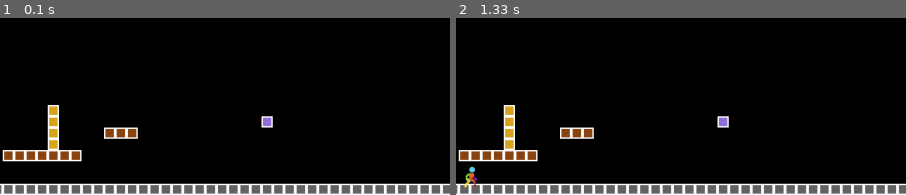
Above: before the commit, frames 1-2 (left to right).
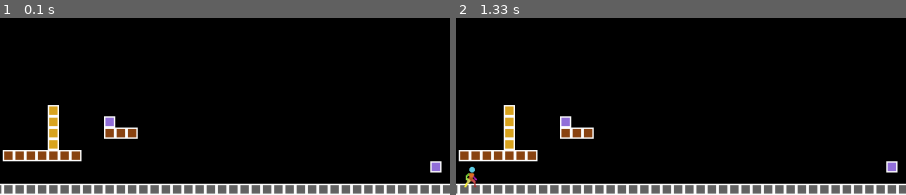
Above: after the commit, the same moments.

Repository: Mclovin0213/pygame_platformer_template
Game: pygame game, started from main.py
The game is run twice, just before and just after one commit, with the same random seed, the same clock (stepped at 60 frames per second) and the same inputs.
Inputs:
- Up to frame 1 (0.1 s): no input
- Up to frame 2 (1.33 s): hold Right 0.33-0.8 s; hold Right 0.83-1.3 s
The pictures show only the part of the screen within x 23-73%, y 50-100%; the shares and areas given below are measured in that part.

The runs differ from the first frame. In frame 1, 0.5% of the frame differs, in the area x 23-99%, y 55-88%; in frame 2, 0.5%.

Commit message:
add portal feature

Diff:
--- a/level_data.py
+++ b/level_data.py
@@ -43,11 +43,11 @@
         "100000000000000000000000000000000000000000000000000000000000000000000000000000000000000000000001",
         "100000000000000000000000000000000000000000000000000000000000000000000000000000000000000000000001",
         "10000000000000000000000L000000000000000000000000000000000000000000000000000000000000000000000001",
-        "100000P0000000000000000L000000000000000000F00000000000000000000000000000000000000000000000000001",
+        "100000P0000000000000000L0000T0000000000000000000000000000000000000000000000000000000000000000001",
         "10000000022200000000000L000022200000000000000000000000000000000000000000000000000000000000000001",
         "10000000000000000000000L000000000000000000000000000000000000000000000000000000000000000000000001",
         "100000000000000000022222220000000000000000000000000000000000000000000000000000000000000000000001",
-        "100000000000000000000000000000000000000000000000000000000000000000000000000000000000000000000001",
+        "100000000000000000000000000000000000000000000000000000000T00000000000000000000000000000000000001",
         "100D00000000000000000000000000000000000000000000000000000000000000000000000000000000000000000001",
         "111111111111111111111111111111111111111111111111111111111111111111111111111111111111111111111111"
     ],
@@ -79,7 +79,7 @@
 
     # Define what each character in the level string means
     'tile_mapping': {
-        ' ': TileType.EMPTY,
+        '0': TileType.EMPTY,
         '1': TileType.SOLID,
         '2': TileType.PLATFORM,
         'L': TileType.LADDER,
@@ -90,7 +90,9 @@
         'E': TileType.ENEMY_SPAWN,
         'K': TileType.CHECKPOINT,
         'F': TileType.FINISH,
-        'B': 'background_block'  # Special case for background tiles
+        'B': TileType.BACKGROUND,
+        'T': TileType.PORTAL_SET_1,
+        't': TileType.PORTAL_SET_2,
     },
 
     # Optional tile variations for visual diversity
@@ -127,7 +129,8 @@
         'K': TileType.CHECKPOINT,
         'F': TileType.FINISH,
         'B': TileType.BACKGROUND,
-        ' ': TileType.EMPTY
+        'T': TileType.PORTAL_SET_1,
+        't': TileType.PORTAL_SET_2,
     }
 
     # Parse main layer
--- a/main.py
+++ b/main.py
@@ -46,7 +46,8 @@
             collision_sprites=self.tilemap.solid_tiles,
             platform_sprites=self.tilemap.platform_tiles,
             ladder_sprites=self.tilemap.ladder_tiles,
-            conveyor_sprites=self.tilemap.conveyor_tiles
+            conveyor_sprites=self.tilemap.conveyor_tiles,
+            portal_sprites=self.tilemap.portal_tiles
         )
 
     def run(self):
--- a/player.py
+++ b/player.py
@@ -9,7 +9,7 @@
                    datefmt='%H:%M:%S')
 
 class Player(pygame.sprite.Sprite):
-    def __init__(self, pos, groups, collision_sprites, platform_sprites=None, ladder_sprites=None, conveyor_sprites=None):
+    def __init__(self, pos, groups, collision_sprites, platform_sprites=None, ladder_sprites=None, conveyor_sprites=None, portal_sprites=None):
         super().__init__(groups)
 
         # Animation setup
@@ -34,12 +34,14 @@
         self.platform_sprites = platform_sprites or pygame.sprite.Group()
         self.ladder_sprites = ladder_sprites or pygame.sprite.Group()
         self.conveyor_sprites = conveyor_sprites or pygame.sprite.Group()
+        self.portal_sprites = portal_sprites or pygame.sprite.Group()
 
         # State flags
         self.on_ladder = False
         self.on_platform = False
         self.on_conveyor = False
         self.is_climbing = False  # New state to track if actually climbing
+        self.near_portal = False
 
     def input(self):
         keys = pygame.key.get_pressed()
@@ -81,6 +83,15 @@
         if keys[pygame.K_SPACE] and self.on_ground and not self.is_climbing:
             self.direction.y = self.jump_speed
             self.animation.set_state('jump')
+
+        # Portal interaction
+        if self.near_portal and keys[pygame.K_UP]:
+            portal_collisions = pygame.sprite.spritecollide(self, self.portal_sprites, False)
+            if portal_collisions:
+                portal = portal_collisions[0]
+                if hasattr(portal, 'teleport'):
+                    portal.teleport(self)
+                    logging.info("Player teleported through portal")
 
     def apply_gravity(self):
         self.direction.y += self.gravity
@@ -160,6 +171,13 @@
         self.rect.centery = self.hitbox.centery
 
     def update(self, dt):
+        # Check portal collision
+        self.near_portal = False
+        portal_collisions = pygame.sprite.spritecollide(self, self.portal_sprites, False)
+        if portal_collisions:
+            self.near_portal = True
+            logging.info("Player near portal")
+
         self.input()
         self.apply_gravity()
         self.horizontal_collisions()
--- a/tile_types.py
+++ b/tile_types.py
@@ -15,6 +15,8 @@
     CHECKPOINT = 10
     FINISH = 11
     BACKGROUND = 12
+    PORTAL_SET_1 = 13
+    PORTAL_SET_2 = 14
 
 # Define properties for each tile type
 TILE_PROPERTIES = {
@@ -111,4 +113,22 @@
         'animation_frames': [],
         'layer': 'background'
     },
+    TileType.PORTAL_SET_1: {
+        'solid': False,
+        'has_hitbox': True,
+        'damage': 0,
+        'image': 'portal_1.png',
+        'animation_frames': [],
+        'portal_type': 1,
+        'cooldown': 1000,  # Cooldown in milliseconds
+    },
+    TileType.PORTAL_SET_2: {
+        'solid': False,
+        'has_hitbox': True,
+        'damage': 0,
+        'image': 'portal_2.png',
+        'animation_frames': [],
+        'portal_type': 2,
+        'cooldown': 1000,  # Cooldown in milliseconds
+    },
 }
--- a/tilemap.py
+++ b/tilemap.py
@@ -42,6 +42,30 @@
                 self.animation_time = 0
                 self.current_frame = (self.current_frame + 1) % len(self.animation_frames)
                 self.image = self.animation_frames[self.current_frame]
+
+class Portal(Tile):
+    def __init__(self, pos, tile_type, groups):
+        super().__init__(pos, tile_type, groups)
+        self.last_used = 0  # Timestamp of last portal use
+        self.linked_portal = None  # Will be set by TileMap
+
+    def can_use(self):
+        current_time = pygame.time.get_ticks()
+        return current_time - self.last_used >= self.properties['cooldown']
+
+    def teleport(self, player):
+        if self.can_use() and self.linked_portal:
+            current_time = pygame.time.get_ticks()
+            # Update cooldown for both portals
+            self.last_used = current_time
+            self.linked_portal.last_used = current_time
+            # Teleport player to linked portal
+            player.rect.centerx = self.linked_portal.rect.centerx
+            player.rect.bottom = self.linked_portal.rect.bottom
+            player.hitbox.centerx = player.rect.centerx
+            player.hitbox.bottom = player.rect.bottom
+            return True
+        return False
 
 class TileMap:
     def __init__(self, game):
@@ -55,16 +79,19 @@
         self.destructible_tiles = pygame.sprite.Group()
         self.hazard_tiles = pygame.sprite.Group()
         self.background_tiles = pygame.sprite.Group()
+        self.portal_tiles = pygame.sprite.Group()  # New group for portals
+        self.portals = {'1': [], '2': []}  # Store portals by type
 
         self.tile_list = {}
         self.entity_list = {}
 
     def get_sprite_group(self, tile_type):
-        """Returns appropriate sprite groups for the given tile type"""
+        """Get the appropriate sprite group(s) for a tile type"""
         groups = [self.all_sprites]
 
-        # Check if it's a background tile
-        if TILE_PROPERTIES[tile_type].get('layer') == 'background':
+        if tile_type == TileType.PORTAL_SET_1 or tile_type == TileType.PORTAL_SET_2:
+            groups.append(self.portal_tiles)
+        elif TILE_PROPERTIES[tile_type].get('layer') == 'background':
             groups.append(self.background_tiles)
             return groups
 
@@ -95,12 +122,16 @@
                     self.tile_list[tile_type] = pygame.image.load(image_path).convert_alpha()
 
     def create_tile(self, tile_type, pos):
-        """Create a tile of the specified type at the given position"""
-        if tile_type == TileType.EMPTY:
-            return None
-
-        sprite_groups = self.get_sprite_group(tile_type)
-        return Tile(pos, tile_type, sprite_groups)
+        if tile_type in [TileType.PORTAL_SET_1, TileType.PORTAL_SET_2]:
+            portal = Portal(pos, tile_type, self.get_sprite_group(tile_type))
+            portal_type = str(TILE_PROPERTIES[tile_type]['portal_type'])
+            self.portals[portal_type].append(portal)
+            # Link portals if we have a pair
+            if len(self.portals[portal_type]) == 2:
+                self.portals[portal_type][0].linked_portal = self.portals[portal_type][1]
+                self.portals[portal_type][1].linked_portal = self.portals[portal_type][0]
+            return portal
+        return Tile(pos, tile_type, self.get_sprite_group(tile_type))
 
     def load_map(self, level_data):
         """Create a level from the level data dictionary"""
@@ -157,6 +188,19 @@
         # If no spawn point found, return default
         return default_spawn
 
+    def check_portal_interaction(self, player):
+        # Check if player is pressing up key
+        keys = pygame.key.get_pressed()
+        if not keys[pygame.K_UP]:
+            return
+
+        # Check collision with any portal
+        for portal_set in self.portals.values():
+            for portal in portal_set:
+                if player.hitbox.colliderect(portal.hitbox):
+                    portal.teleport(player)
+                    return
+
     def update(self, dt):
         """Update all tiles (for animations, etc.)"""
         for sprite in self.all_sprites:
Renamed: assets/tiles/11.png -> assets/tiles/portal_1.png
Renamed: assets/tiles/finish_1.png -> assets/tiles/portal_2.png
